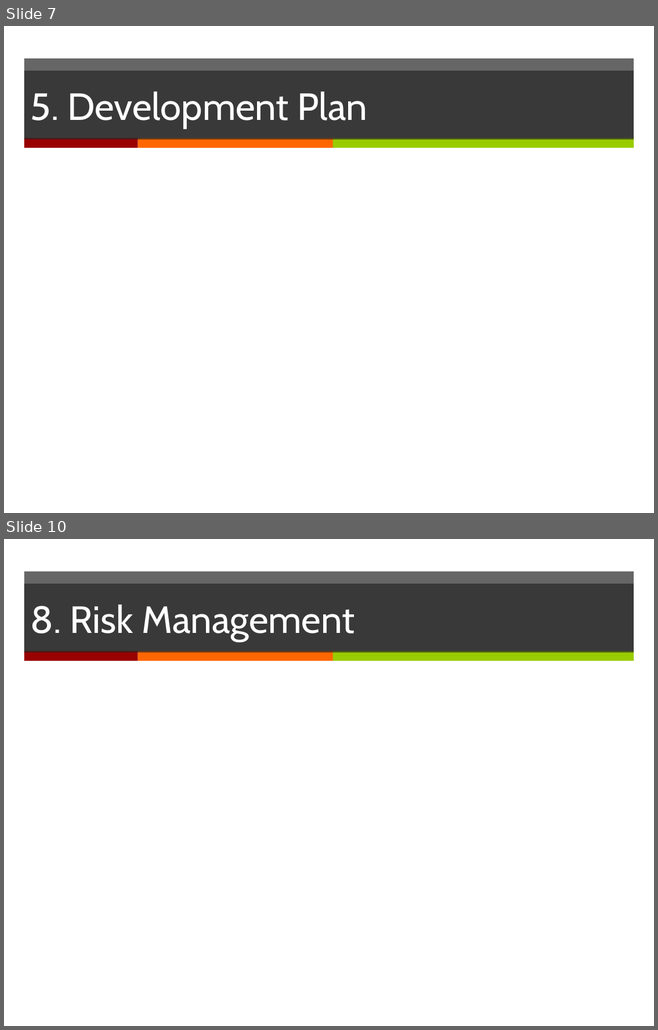
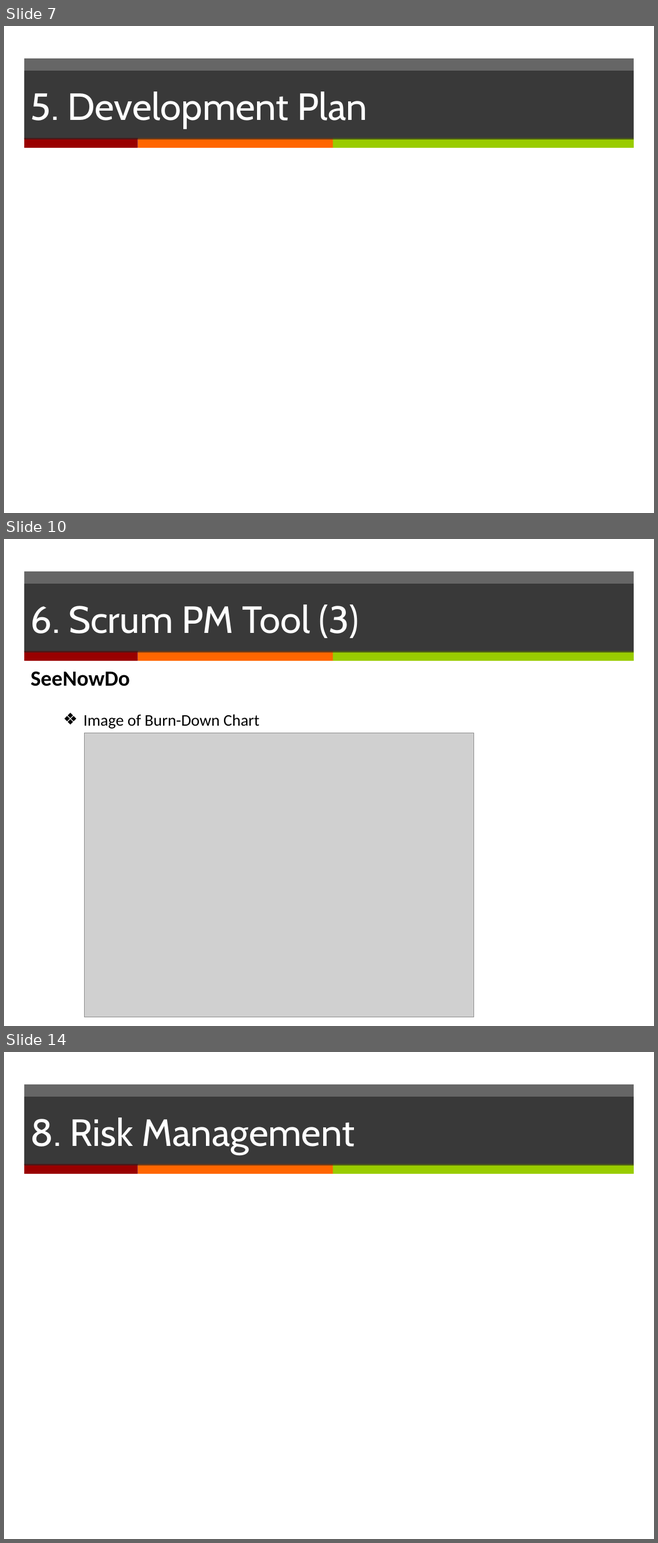
Before and after one commit to yadwinds/761_VEL, a slide deck: PCB/02 Plans & Actuals/2.1_Project Plan/Project Plan_(presentation)v0.1.pptx. Shown one above the other, each under a label of ours: slides 7 and 10 before the commit, slides 7, 10 and 14 after it; the slides between them are not shown. The pictures are 658x1030 and 658x1543 pixels, drawn with LibreOffice and Linux fonts; fonts in the diff are those of the drawing; grey boxes stand for pictures. Boxes give left, top, right and bottom in pixels: in the first picture for what was removed or moved away, otherwise in the second. Text is boxed around its words. In the diff, an @@ line names an element or a change of style, - is before the commit and + after.

```diff
--- a/PCB/02 Plans & Actuals/2.1_Project Plan/Project Plan_(presentation)v0.1.pptx
+++ b/PCB/02 Plans & Actuals/2.1_Project Plan/Project Plan_(presentation)v0.1.pptx
@@ slide 10 added at (4, 539, 654, 1026), background #FFFFFF; not listed: 4 template elements that a slide beside it also shows @@
@@ title added at (24, 584, 633, 653), fill #262626 at 70% opacity, 42 pt, text #FFFFFF @@
+6. Scrum PM Tool (3)
@@ text added at (31, 671, 259, 729), 18 pt, text #000000 @@
+SeeNowDo
+  ❖ Image of Burn-Down Chart
@@ picture added at (85, 733, 474, 1017) @@
@@ what was slide 10 is now slide 14 @@
```
Also in this commit, not shown: 2 slides changed, 3 other slides added.
